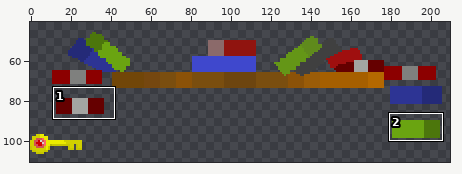
File history of a sprite sheet, Tower of Magic/Asseturi/Spriteuri/7upuri/obiecte/Background/Wallshelf/cadere/cadere5.png. The first picture is a wide view before the edit; the outline marks the close-up.
Close-up. As it was:
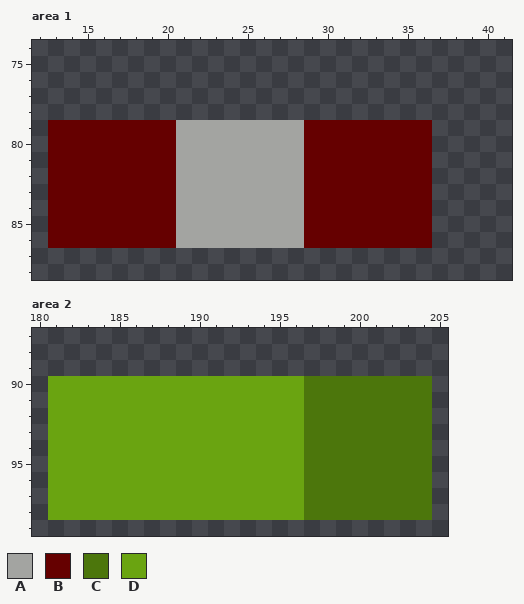
The file is 248x130 pixels. Colours within 5 levels of each other are drawn and written as one. Shown: area 1: x 12..41, y 74..88; area 2: x 180..205, y 87..99. The wide view leaves out empty margins. The commit also changed other parts of the picture, which this record leaves out.
Palette (. is transparent): A #a3a4a1  B #650000  C #4c760c  D #6aa411
Pixels before, area 1, first column x 13:
79 BBBBBBBBAAAAAAAABBBBBBBB
80 BBBBBBBBAAAAAAAABBBBBBBB
81 BBBBBBBBAAAAAAAABBBBBBBB
82 BBBBBBBBAAAAAAAABBBBBBBB
83 BBBBBBBBAAAAAAAABBBBBBBB
84 BBBBBBBBAAAAAAAABBBBBBBB
85 BBBBBBBBAAAAAAAABBBBBBBB
86 BBBBBBBBAAAAAAAABBBBBBBB
Pixels before, area 2, first column x 181:
90 DDDDDDDDDDDDDDDDCCCCCCCC
91 DDDDDDDDDDDDDDDDCCCCCCCC
92 DDDDDDDDDDDDDDDDCCCCCCCC
93 DDDDDDDDDDDDDDDDCCCCCCCC
94 DDDDDDDDDDDDDDDDCCCCCCCC
95 DDDDDDDDDDDDDDDDCCCCCCCC
96 DDDDDDDDDDDDDDDDCCCCCCCC
97 DDDDDDDDDDDDDDDDCCCCCCCC
98 DDDDDDDDDDDDDDDDCCCCCCCC
Now the later version:
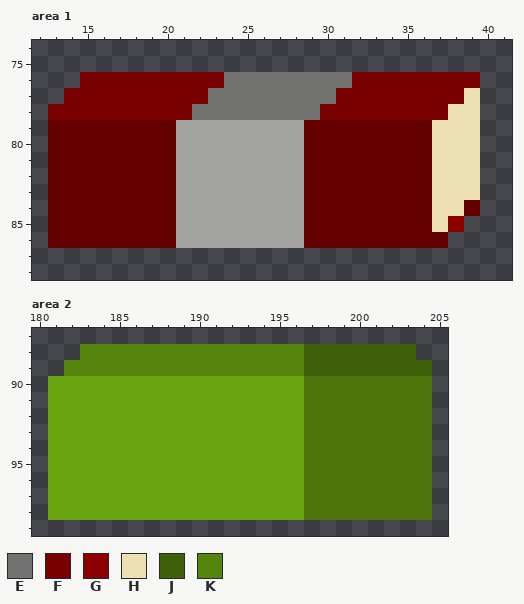
Colours new in this view: E #727271  F #7a0000  G #8c0000  H #ebdfb3  J #3d6009  K #56850d
What changed:
Changed rows in their new state; - is an unchanged pixel.
Area 1:
first column x 13:
76 --FFFFFFFFFEEEEEEEEFFFFFFFF
77 -FFFFFFFFFEEEEEEEEFFFFFFFFH
78 FFFFFFFFFEEEEEEEEFFFFFFFFHH
79 ------------------------HHH
80 ------------------------HHH
81 ------------------------HHH
82 ------------------------HHH
83 ------------------------HHH
84 ------------------------HHB
85 ------------------------HG-
86 ------------------------B--
Area 2:
first column x 182:
 88 -KKKKKKKKKKKKKKJJJJJJJ-
 89 KKKKKKKKKKKKKKKJJJJJJJJ
Pixel boxes of the changes (left, top, right, bottom) in both close-ups:
added: (48, 72, 480, 248)
added: (64, 344, 432, 376)
